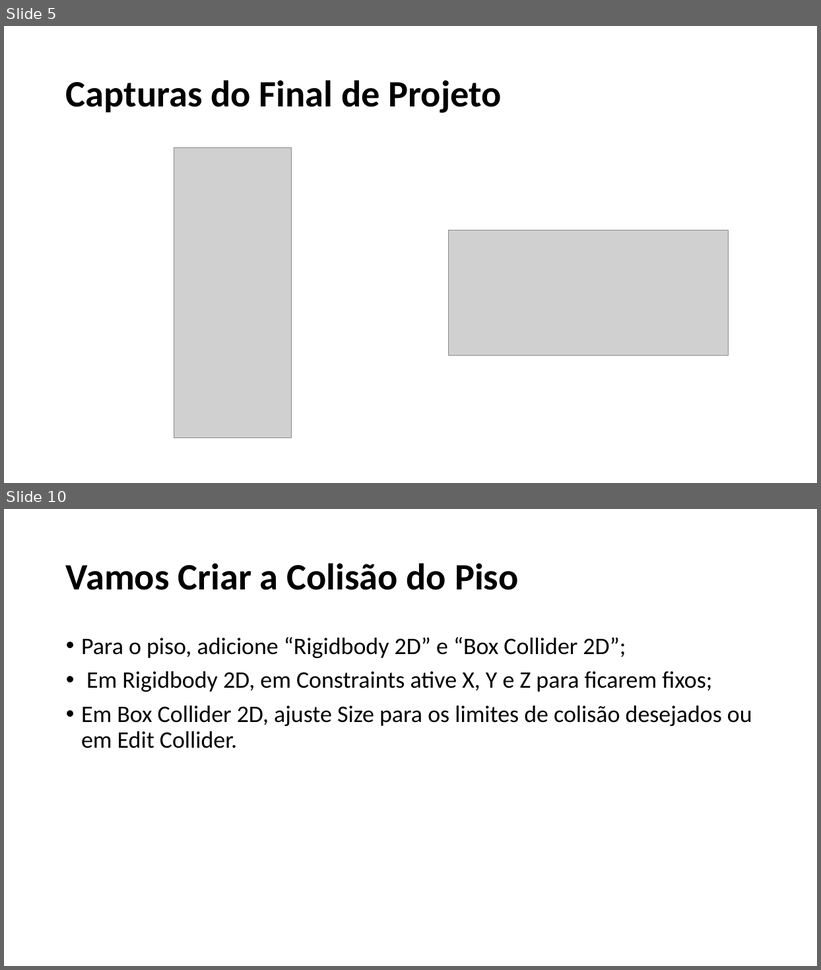
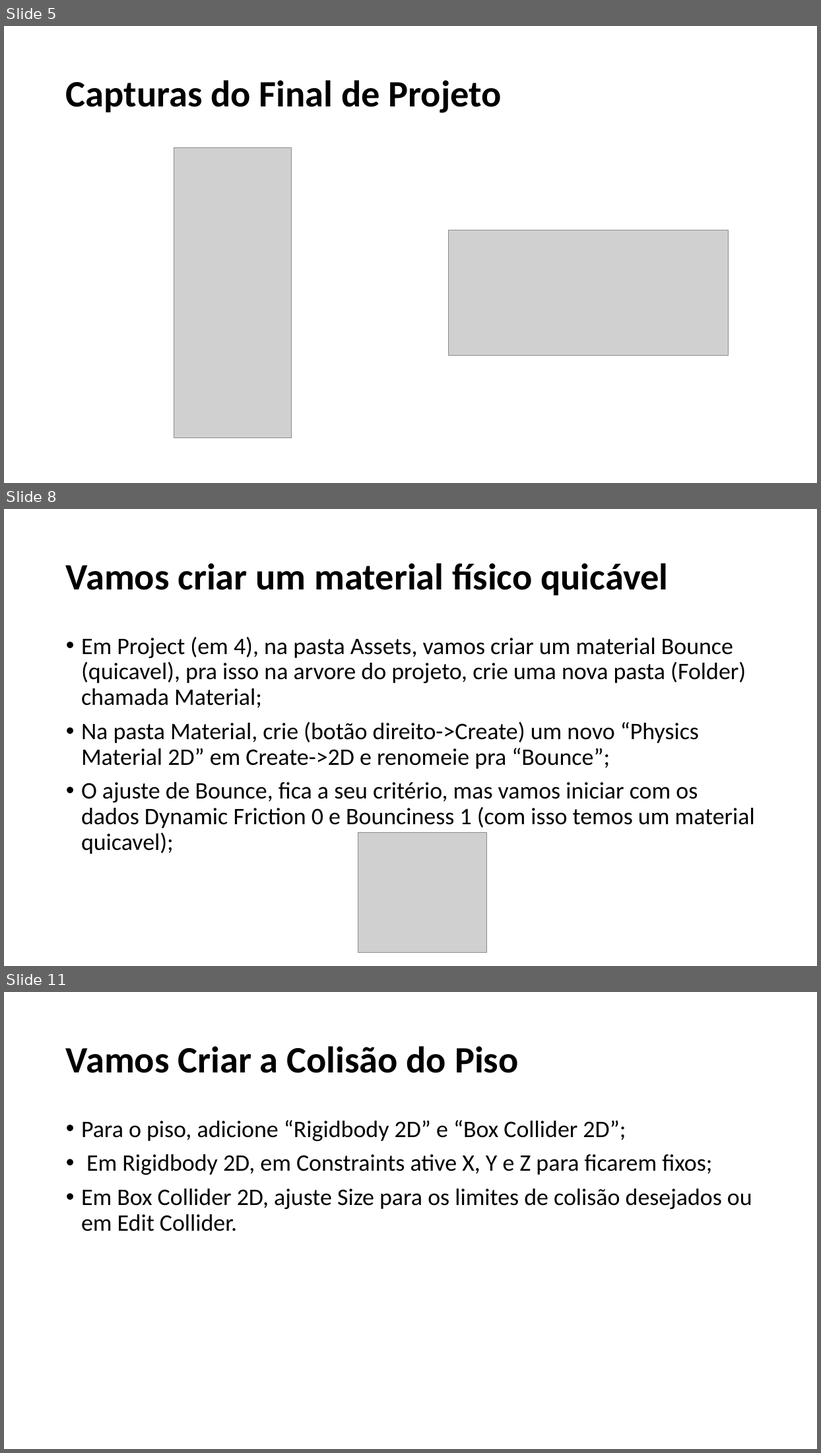
Before and after one commit to fmflavio/page, a slide deck: downloads/Arcanoid Generico.pptx. Shown one above the other, each under a label of ours: slides 5 and 10 before the commit, slides 5, 8 and 11 after it; the slides between them are not shown. The pictures are 821x970 and 821x1453 pixels, drawn with LibreOffice and Linux fonts; fonts in the diff are those of the drawing; grey boxes stand for pictures. Boxes give left, top, right and bottom in pixels: in the first picture for what was removed or moved away, otherwise in the second. Text is boxed around its words. In the diff, an @@ line names an element or a change of style, - is before the commit and + after.

```diff
--- a/downloads/Arcanoid Generico.pptx
+++ b/downloads/Arcanoid Generico.pptx
@@ slide 8 added at box(4, 509, 817, 966), background #FFFFFF @@
@@ title added at box(66, 563, 668, 595), 44 pt, text #000000, bold @@
+Vamos criar um material físico quicável
@@ text added at box(81, 637, 755, 854), 28 pt, text #000000 @@
+• Em Project (em 4), na pasta Assets, vamos criar um material Bounce (quicavel), pra isso na arvore do projeto, crie uma nova pasta (Folder) chamada Material;
+• Na pasta Material, crie (botão direito->Create) um novo “Physics Material 2D” em Create->2D e renomeie pra “Bounce”;
+• O ajuste de Bounce, fica a seu critério, mas vamos iniciar com os dados Dynamic Friction 0 e Bounciness 1 (com isso temos um material quicavel);
@@ picture added at box(358, 833, 486, 953) @@
@@ what was slide 10 is now slide 11 @@
```
Also in this commit, not shown: 10 slides changed, 2 other files.
